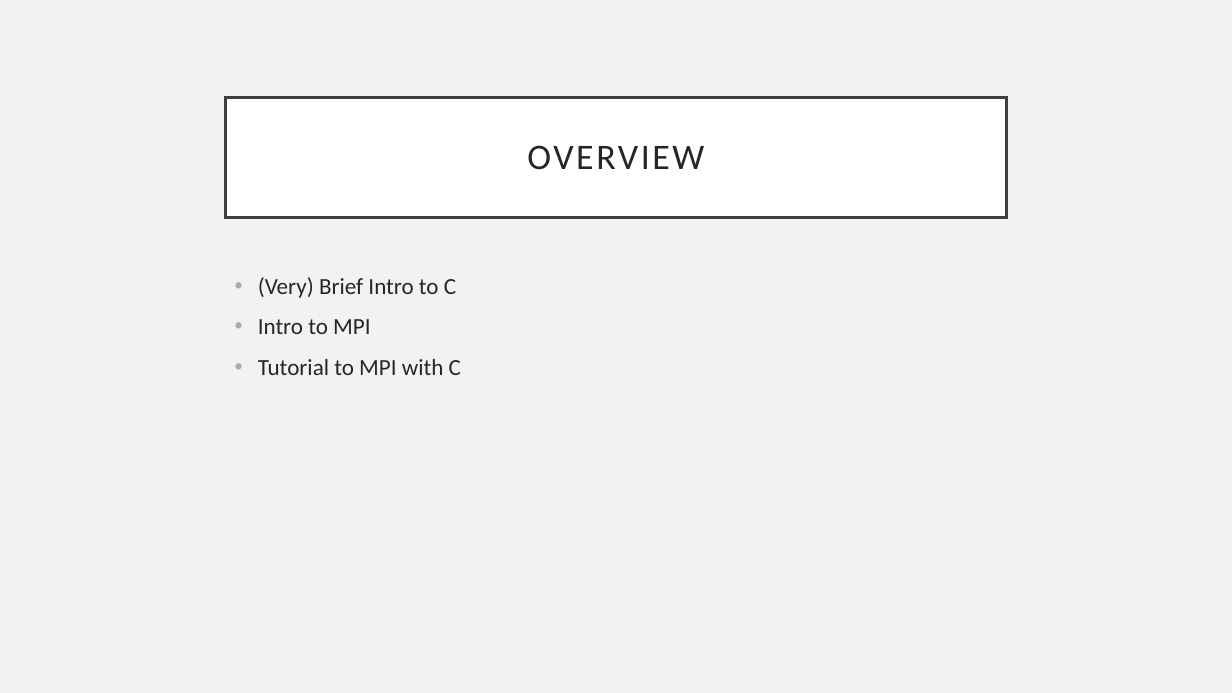
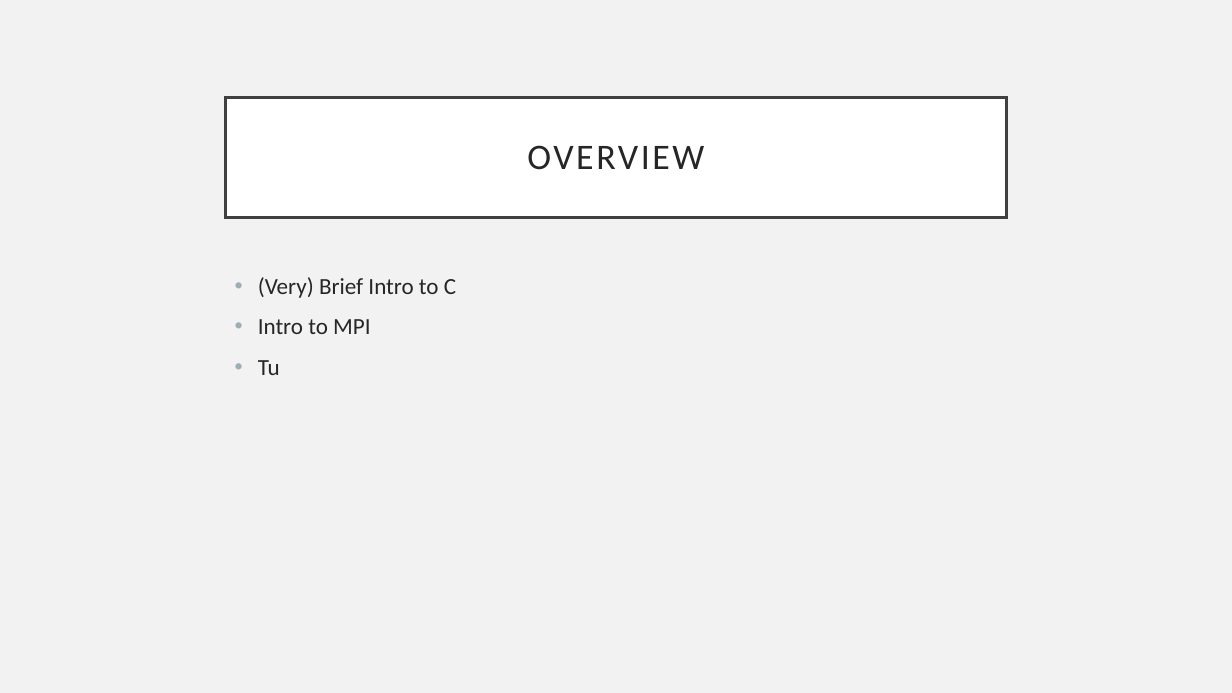
Before and after one commit to Andrewpensoneault/Intro-Parallel-Computing, a slide deck: slide 2 of Lectures/Lecture 3/lecture3.pptx. Drawn at 1232x693 pixels with LibreOffice and Linux fonts; fonts in the diff are those of the drawing. Boxes give left, top, right and bottom in pixels: in the first picture for what was removed or moved away, otherwise in the second. Text is boxed around its words. In the diff, an @@ line names an element or a change of style, - is before the commit and + after.

Commit message:
updated slides

```diff
--- a/Lectures/Lecture 3/lecture3.pptx
+++ b/Lectures/Lecture 3/lecture3.pptx
@@ text at bbox=[258, 360, 280, 375]: text changed @@
-• Tutorial to MPI with C
+• Tu
```
Also in this commit, not shown: 10 slides added, 1 slide removed.
